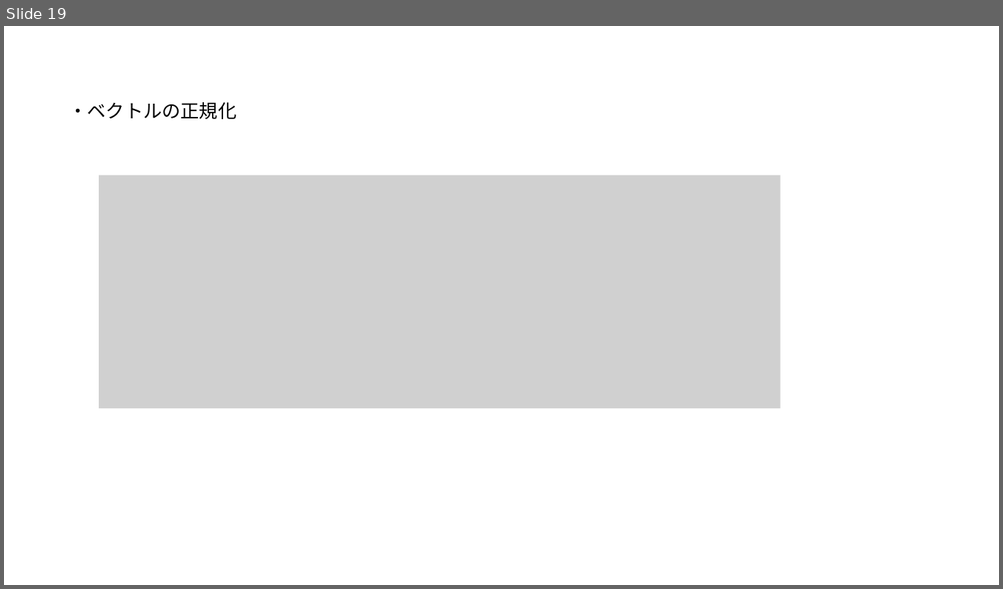
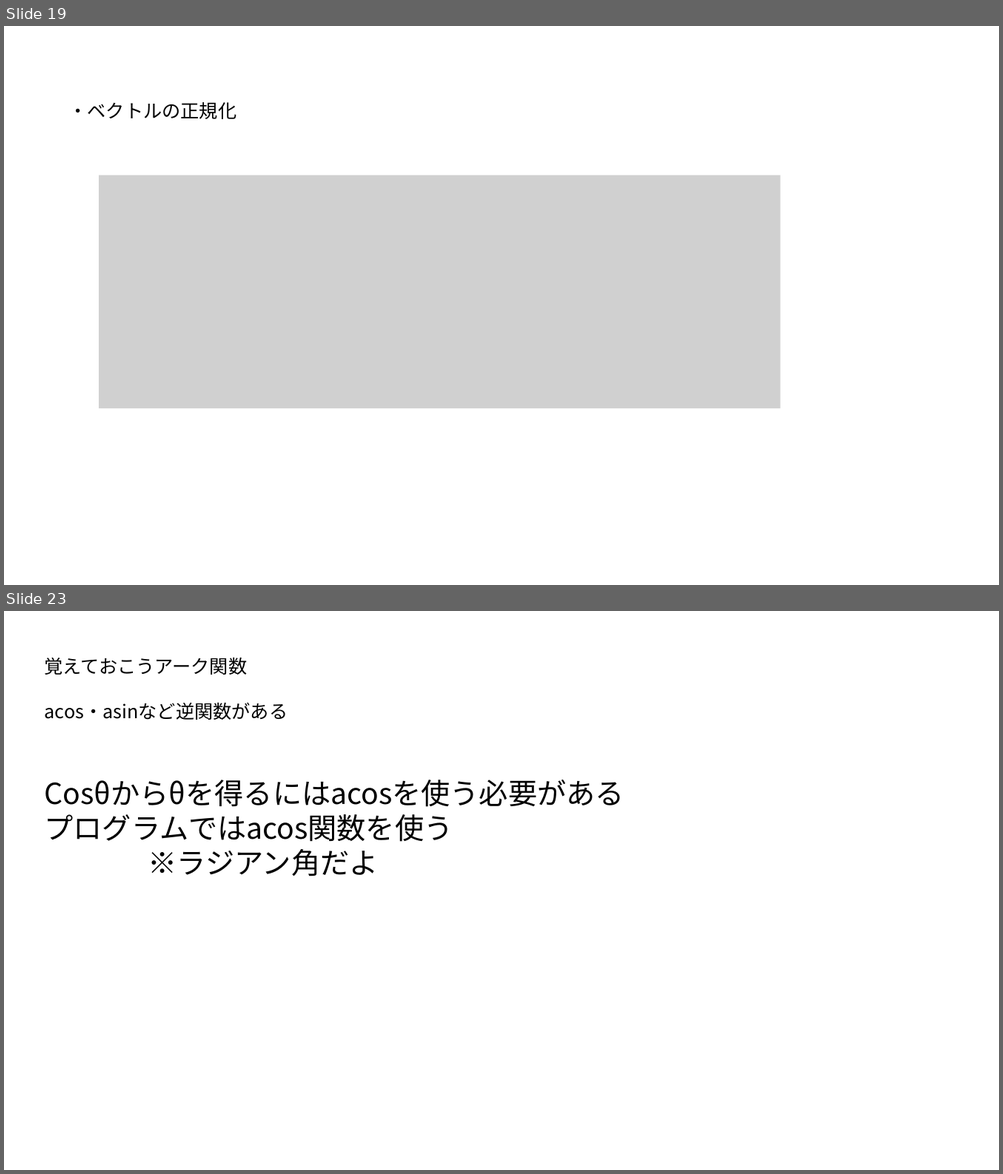
Before and after one commit to UMA729/MySchoolDatas, a slide deck: ゲ数Ⅱ/ゲーム数学.pptx. Shown one above the other, each under a label of ours: slide 19 before the commit, slides 19 and 23 after it; the slides between them are not shown. The pictures are 1003x589 and 1003x1174 pixels, drawn with LibreOffice and Linux fonts; fonts in the diff are those of the drawing; grey boxes stand for pictures. Boxes give left, top, right and bottom in pixels: in the first picture for what was removed or moved away, otherwise in the second. Text is boxed around its words. In the diff, an @@ line names an element or a change of style, - is before the commit and + after.

```diff
--- a/ゲ数Ⅱ/ゲーム数学.pptx
+++ b/ゲ数Ⅱ/ゲーム数学.pptx
@@ slide 23 added at (4,611,999,1170), background #FFFFFF @@
@@ text added at (45,657,288,720), 18 pt, text #000000 @@
+覚えておこうアーク関数
+acos・asinなど逆関数がある
@@ text added at (45,780,624,877), 28 pt, text #000000 @@
+Cosθからθを得るにはacosを使う必要がある
+プログラムではacos関数を使う
+※ラジアン角だよ
```
Also in this commit, not shown: 17 other slides added, 23 other files.
